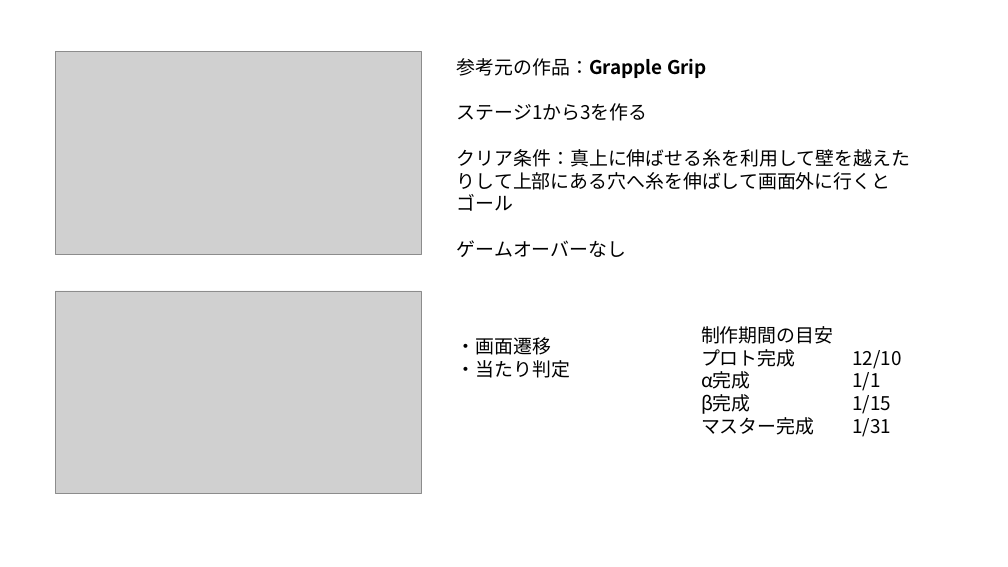
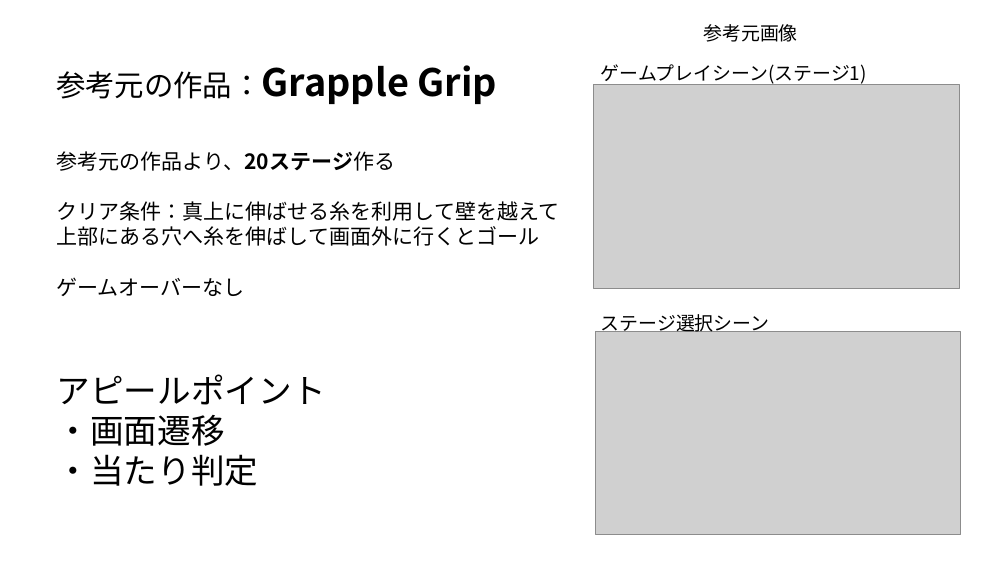
Before and after one commit to ysyudai/GrappleKing, a slide deck: slide 2 of 企画書_GrappleKing_瀬戸雄大.pptx. Drawn at 1008x567 pixels with LibreOffice and Linux fonts; fonts in the diff are those of the drawing; grey boxes stand for pictures. Boxes give left, top, right and bottom in pixels: in the first picture for what was removed or moved away, otherwise in the second. Text is boxed around its words. In the diff, an @@ line names an element or a change of style, - is before the commit and + after.

```diff
--- a/企画書_GrappleKing_瀬戸雄大.pptx
+++ b/企画書_GrappleKing_瀬戸雄大.pptx
@@ text added at box(703, 24, 797, 42), 18 pt, text #000000 @@
+参考元画像
@@ text added at box(56, 65, 497, 104), 36 pt, text #000000, bold @@
+参考元の作品：Grapple Grip
@@ picture: place and size @@
-picture at box(55, 51, 421, 255)
+picture at box(594, 85, 960, 288)
@@ text added at box(601, 64, 867, 86), 18 pt, text #000000 @@
+ゲームプレイシーン(ステージ1)
@@ text "参考元の作品より、20ステージ作る": place and size @@
-text "参考元の作品より、20ステージ作る" at box(457, 58, 910, 257)
+text "参考元の作品より、20ステージ作る" at box(56, 151, 559, 296)
@@ text at box(56, 151, 559, 246): text changed; size 18 to 20 pt @@
-参考元の作品：Grapple Grip
-ステージ1から3を作る
-クリア条件：真上に伸ばせる糸を利用して壁を越えたりして上部にある穴へ糸を伸ばして画面外に行くとゴール
+参考元の作品より、20ステージ作る
+クリア条件：真上に伸ばせる糸を利用して壁を越えて
+上部にある穴へ糸を伸ばして画面外に行くとゴール
@@ text at box(56, 277, 244, 296): size 18 to 20 pt in "ゲームオーバーなし" @@
@@ text added at box(601, 314, 770, 335), 18 pt, text #000000 @@
+ステージ選択シーン
@@ text removed at box(701, 326, 891, 437) @@
-制作期間の目安
-プロト完成 12/10
-α完成 1/1
-β完成 1/15
-マスター完成 1/31
@@ picture: place and size @@
-picture at box(55, 291, 421, 494)
+picture at box(595, 332, 961, 535)
@@ text "アピールポイント": place and size @@
-text "アピールポイント" at box(457, 337, 570, 378)
+text "アピールポイント" at box(57, 374, 326, 486)
@@ text at box(57, 374, 326, 405): paragraph added @@
+アピールポイント
@@ text at box(57, 415, 259, 486): size 18 to 32 pt in "・画面遷移", "・当たり判定" @@
```
Also in this commit, not shown: 1 other slide changed, 1 slide added, 1 slide removed, 31 other files.
